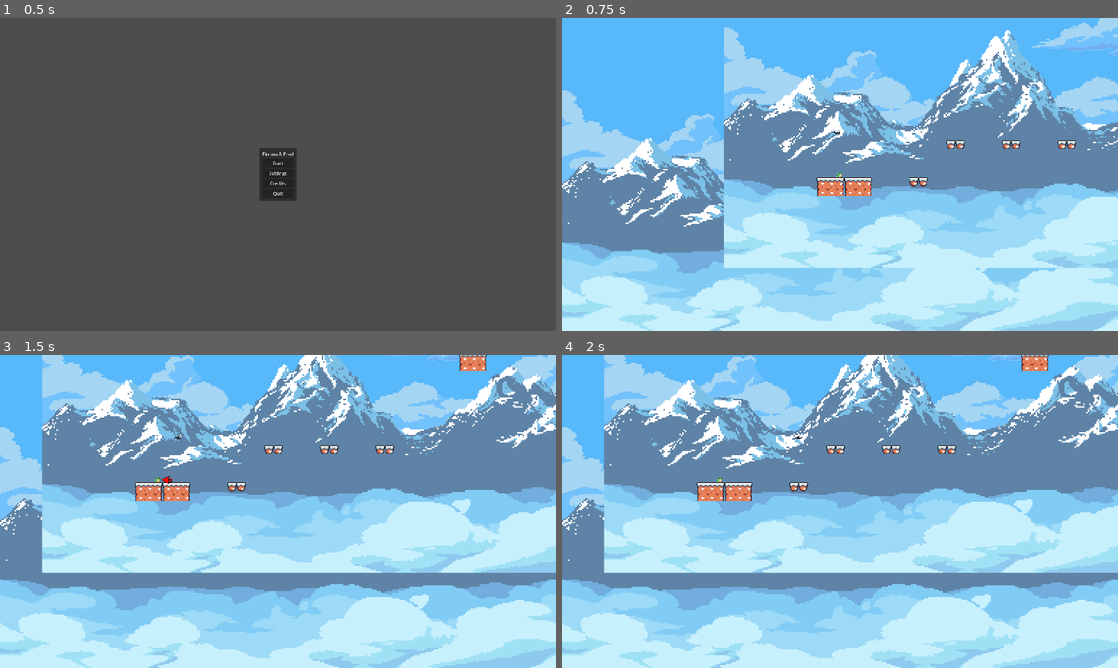
Above: before the commit, frames 1-4 (two rows, left to right).
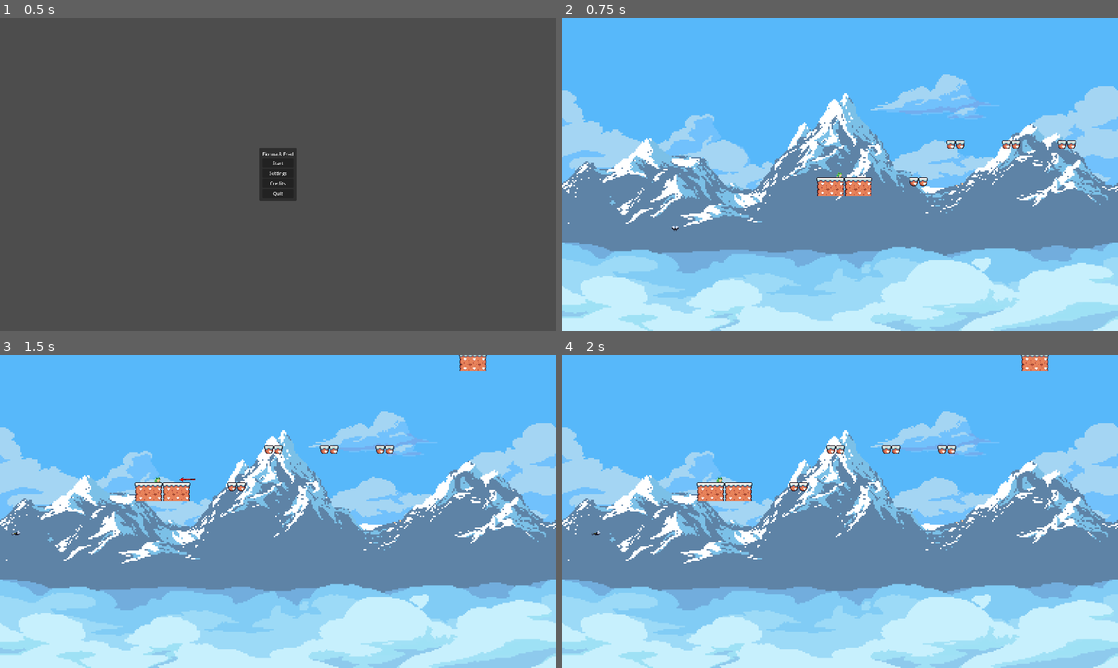
Above: after the commit, the same moments.

Repository: AntonioVitalic/Taller_Desarrollo_Videojuegos_GP1
Game: Godot game, scene res://scenes/ui/MainMenu.tscn
Two runs of this game, one before a commit and one after it. Both use one fixed random seed, a clock stepped at 60 frames per second and the inputs below.
Inputs (mouse positions are in pixels of both pictures, inside the frame that each line leads up to):
- Up to frame 1 (0.5 s): no input
- Up to frame 2 (0.75 s): click "Start" at 0.5 s
- Up to frame 3 (1.5 s): tap Enter at 1.25 s; move the mouse to (400, 495) at 1.27 s; hold D (right) from 1.28 s (still down); click (400, 495) at 1.42 s
- Up to frame 4 (2 s): keep holding D (right); tap Space (jump) at 1.52 s

Frame 1 is identical in both runs. In frame 2, 40% of the frame differs, in the area x 19-100%, y 0-80%; in frame 3, 54%, in the area x 2-100%, y 0-70%; in frame 4, 54%.

Commit message:
Testing changes made in last commits

Diff:
--- a/scenes/backgroundScenes/level0.tscn
+++ b/scenes/backgroundScenes/level0.tscn
@@ -9,6 +9,7 @@
 [node name="Node2D" type="Node2D"]
 
 [node name="Node2D" parent="." instance=ExtResource("1_2xbol")]
+visible = false
 
 [node name="TileMap" type="TileMap" parent="."]
 scale = Vector2(2, 2)
@@ -17,10 +18,21 @@
 layer_0/tile_data = PackedInt32Array(1572874, 196609, 1, 1638410, 196609, 2, 1572875, 262145, 1, 1638411, 262145, 2, 15 …(431 unchanged characters)…
 
 [node name="Fionna" parent="." instance=ExtResource("3_10clk")]
-position = Vector2(-8, 424)
+position = Vector2(-567, 756)
 scale = Vector2(0.7, 0.7)
 
 [node name="Fred" parent="." instance=ExtResource("4_vxs2m")]
 position = Vector2(401, 758)
 
 [node name="Tongue" parent="Fred" instance=ExtResource("5_2nrhl")]
+position = Vector2(33, -11)
+rotation = 1.1172
+scale = Vector2(0.5, 0.5)
+
+[node name="margins" type="Node2D" parent="."]
+
+[node name="sup_left" type="Marker2D" parent="margins"]
+position = Vector2(-9, 4)
+
+[node name="inf_right" type="Marker2D" parent="margins"]
+position = Vector2(1930, 1083)
